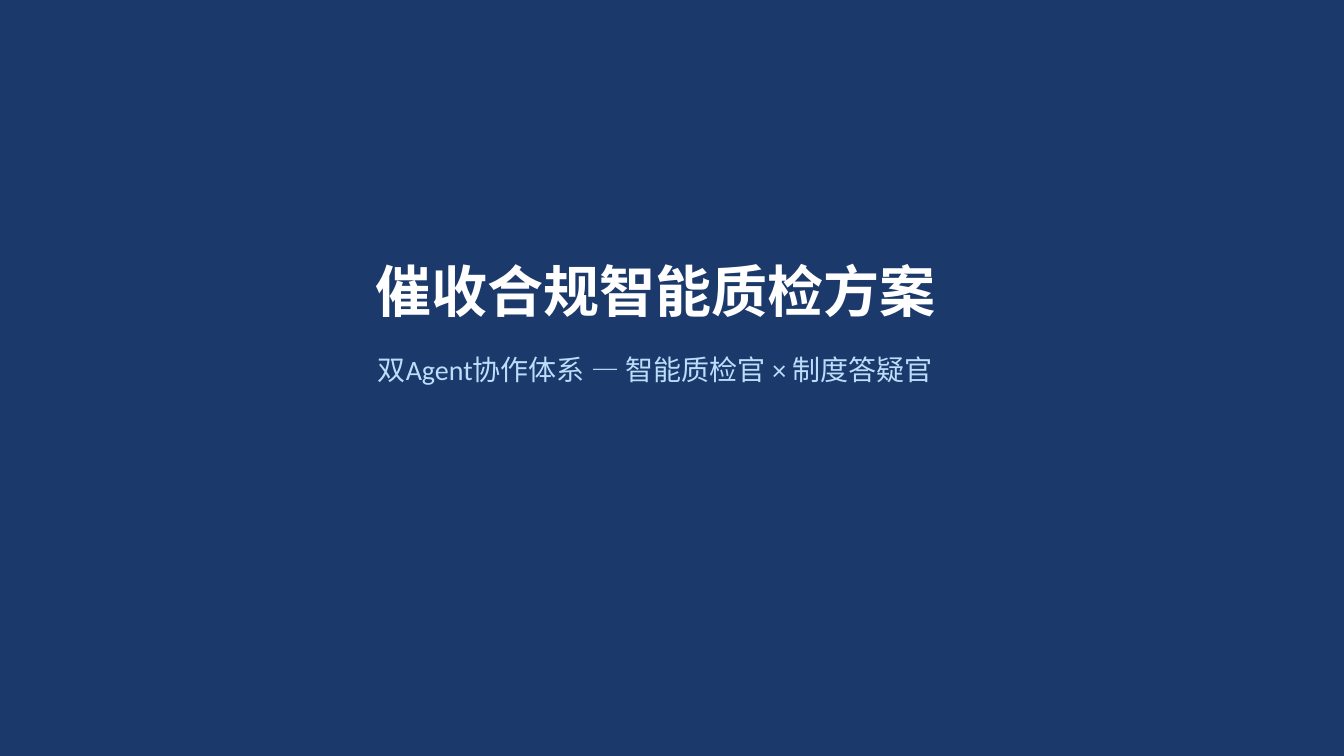
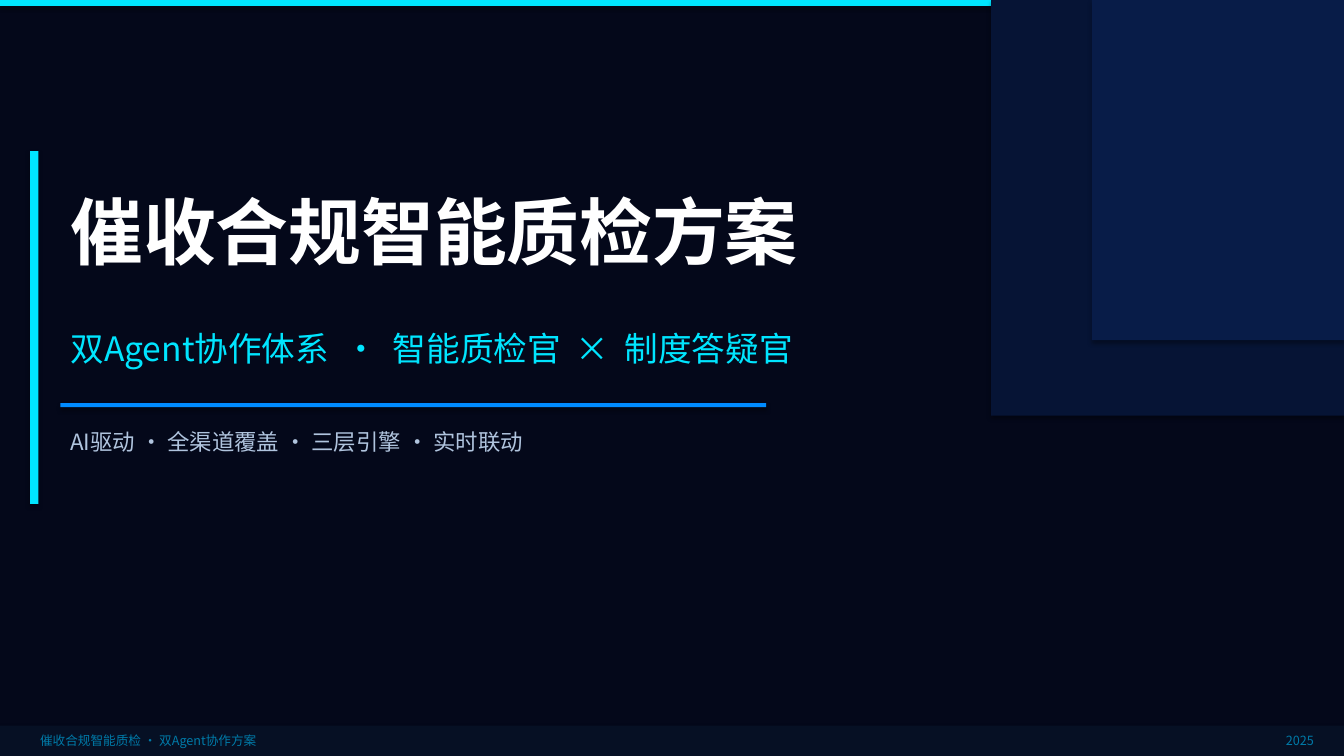
Before and after one commit to pengzhong200722-hue/DocBabel, a slide deck: slide 1 of docs/催收合规智能质检方案_双Agent协作体系.pptx. Drawn at 1344x756 pixels with LibreOffice and Linux fonts; fonts in the diff are those of the drawing. Boxes give left, top, right and bottom in pixels: in the first picture for what was removed or moved away, otherwise in the second. Text is boxed around its words. In the diff, an @@ line names an element or a change of style, - is before the commit and + after.

```diff
--- a/docs/催收合规智能质检方案_双Agent协作体系.pptx
+++ b/docs/催收合规智能质检方案_双Agent协作体系.pptx
@@ background #1B3A6B to #04081A @@
@@ rectangle added at (x1=0, y1=0, x2=1344, y2=6), fill #00E5FF @@
@@ rectangle added at (x1=991, y1=0, x2=1344, y2=415), fill #061435 @@
@@ rectangle added at (x1=1092, y1=0, x2=1344, y2=341), fill #081C48 @@
@@ rectangle added at (x1=30, y1=151, x2=38, y2=504), fill #00E5FF @@
@@ text added at (x1=70, y1=196, x2=797, y2=266), 52 pt, text #FFFFFF, bold @@
+催收合规智能质检方案
@@ text at (x1=70, y1=332, x2=793, y2=370): text changed; size 20 to 24 pt; font Calibri to Noto Sans CJK SC; text colour #BBDEFB to #00E5FF @@
-催收合规智能质检方案
-双Agent协作体系 — 智能质检官 × 制度答疑官
+双Agent协作体系 · 智能质检官 × 制度答疑官
@@ rectangle added at (x1=60, y1=403, x2=766, y2=407), fill #008BFF @@
@@ text added at (x1=70, y1=431, x2=522, y2=452), 16 pt, text #B0C4DE @@
+AI驱动 · 全渠道覆盖 · 三层引擎 · 实时联动
@@ rectangle added at (x1=0, y1=726, x2=1344, y2=756), fill #061024 @@
@@ text added at (x1=40, y1=734, x2=256, y2=748), 9 pt, text #007AA8 @@
+催收合规智能质检 · 双Agent协作方案
@@ text added at (x1=1286, y1=735, x2=1314, y2=745), 9 pt, text #007AA8 @@
+2025
```
Also in this commit, not shown: 23 other slides changed, 1 slide added, 1 slide removed.
